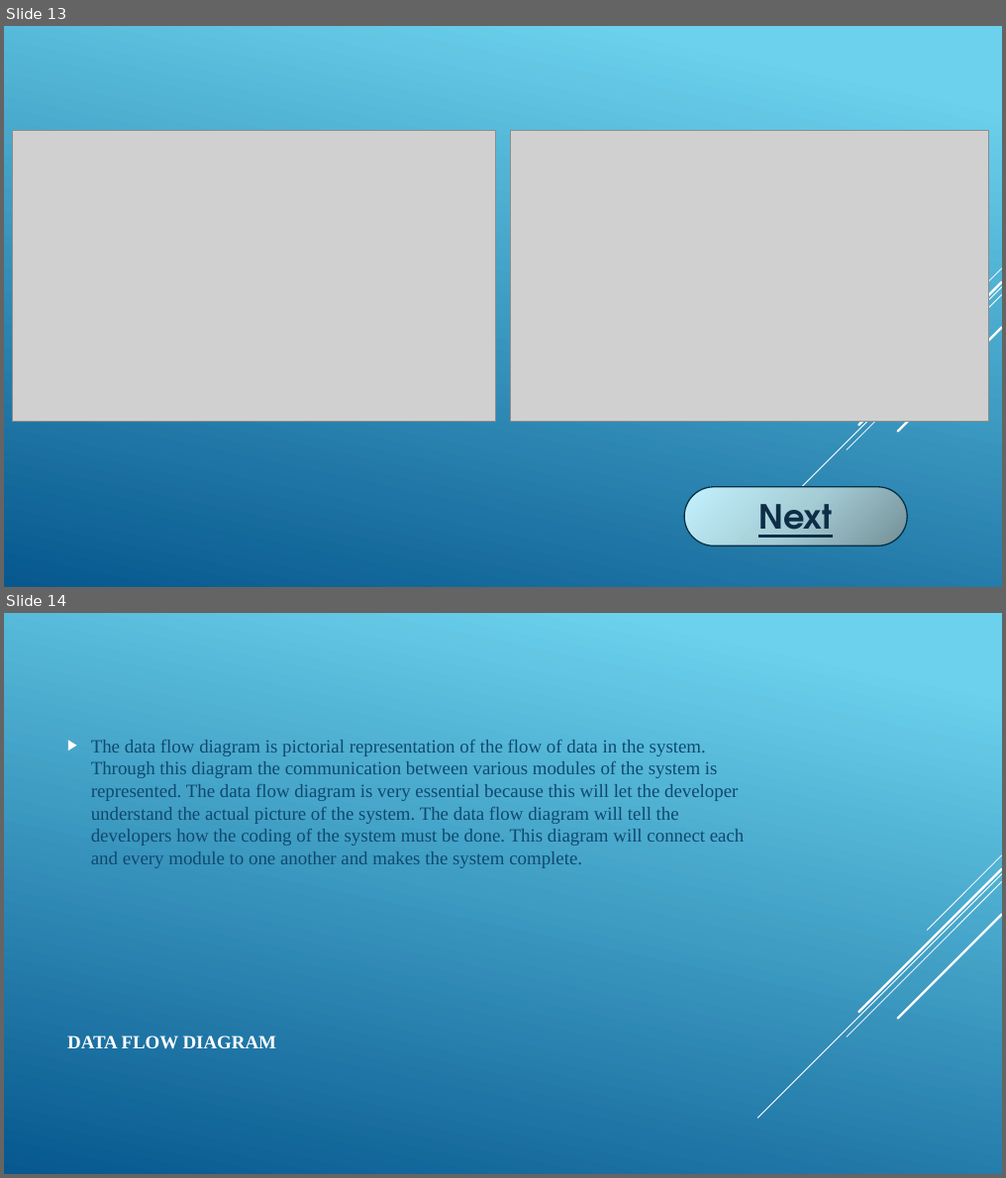
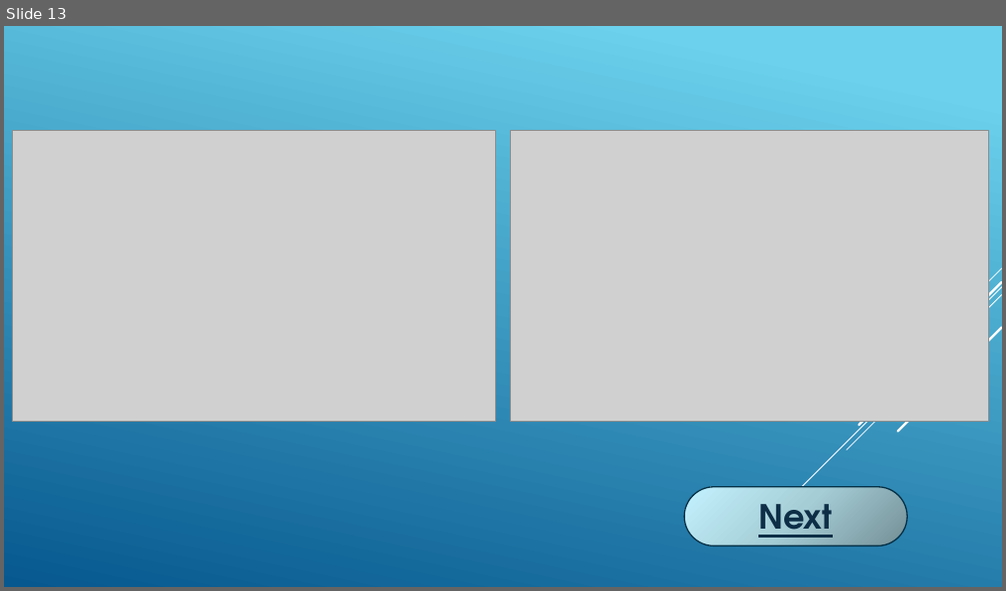
Before and after one commit to SanjayJoshi116/Extra-Curricular-Activity-Management, a slide deck: Project Docs/Presentation.pptx. Shown one above the other, each under a label of ours: slides 13 and 14 before the commit, slide 13 after it. The pictures are 1006x1178 and 1006x591 pixels, drawn with LibreOffice and Linux fonts; fonts in the diff are those of the drawing; grey boxes stand for pictures. Boxes give left, top, right and bottom in pixels: in the first picture for what was removed or moved away, otherwise in the second. Text is boxed around its words. In the diff, an @@ line names an element or a change of style, - is before the commit and + after.

```diff
--- a/Project Docs/Presentation.pptx
+++ b/Project Docs/Presentation.pptx
@@ slide 14 removed at (x1=4, y1=613, x2=1002, y2=1174), background gradient #6ED2EB to #06588E; not listed: 5 template elements that a slide beside it also shows @@
@@ text removed at (x1=91, y1=740, x2=745, y2=868) @@
-▶ The data flow diagram is pictorial representation of the flow of data in the system. Through this diagram the communication between various modules of the system is represented. The data flow diagram is very essential because this will let the developer understand the actual picture of the system. The data flow diagram will tell the developers how the coding of the system must be done. This diagram will connect each and every module to one another and makes the system complete.
@@ title removed at (x1=67, y1=1036, x2=276, y2=1050) @@
-DATA FLOW DIAGRAM
```
Also in this commit, not shown: 7 slides changed, 1 slide added, 1 other slide removed.
